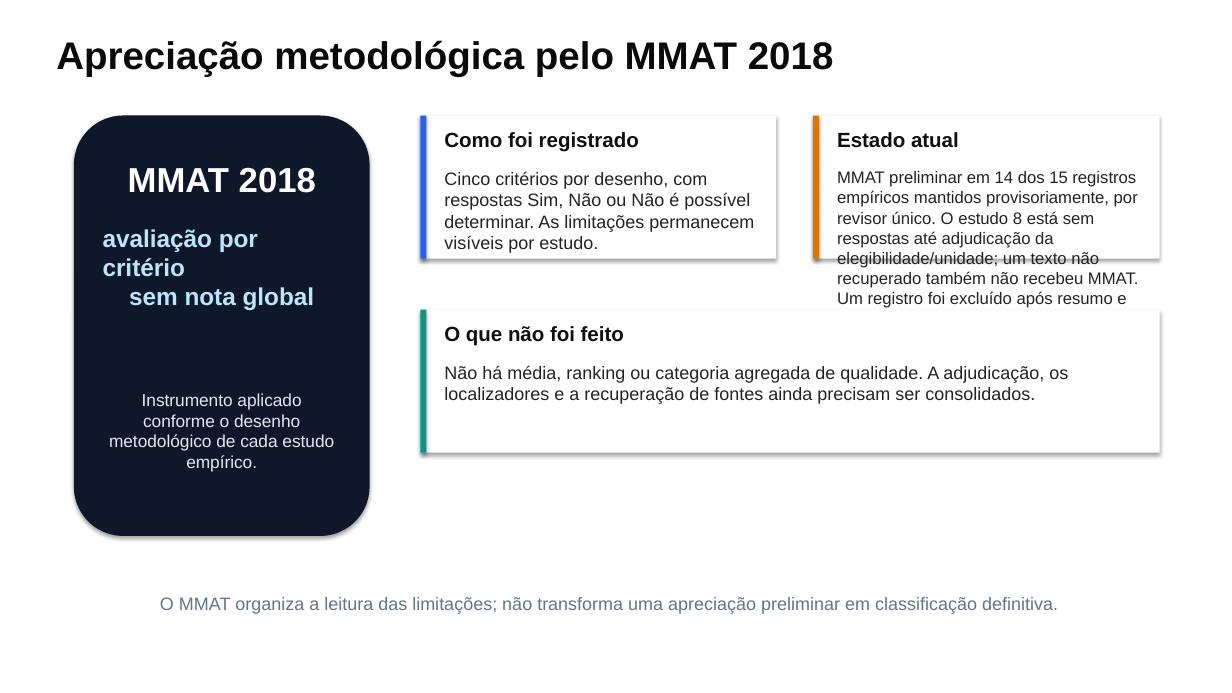
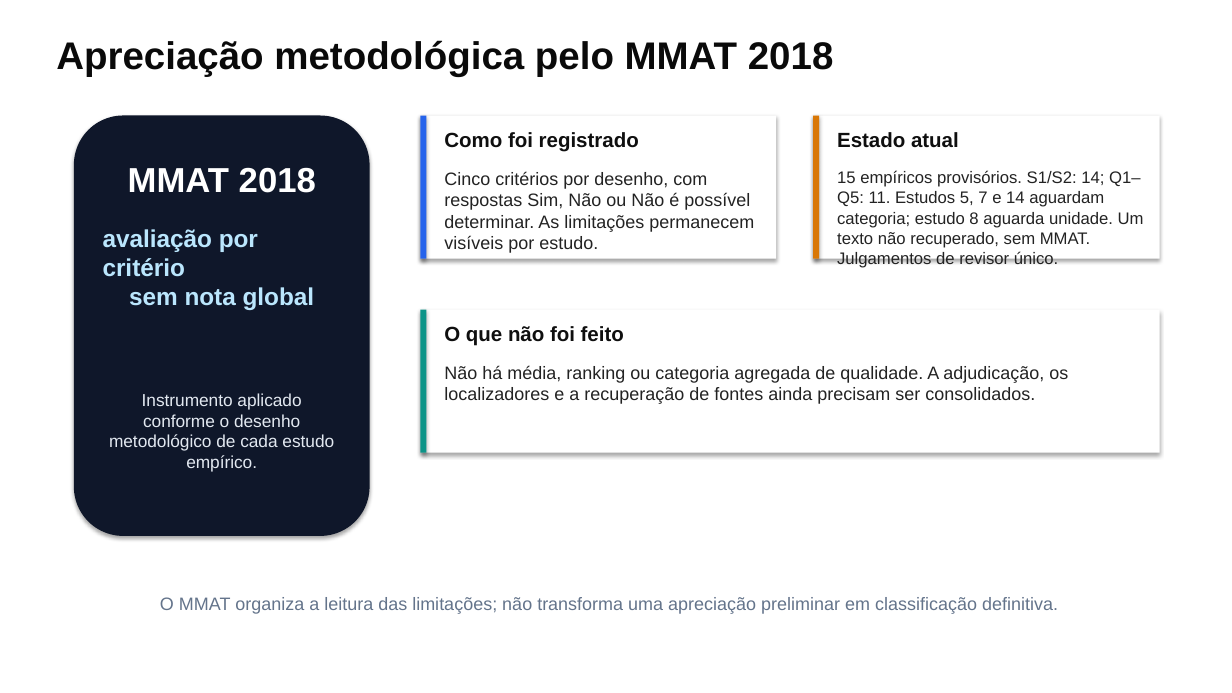
Before and after one commit to thalesfb/ccw, a slide deck: slide 13 of results/tcc/presentation/ensino_personalizado_de_matematica_tcc.pptx. Drawn at 1232x693 pixels with LibreOffice and Linux fonts; fonts in the diff are those of the drawing. Boxes give left, top, right and bottom in pixels: in the first picture for what was removed or moved away, otherwise in the second. Text is boxed around its words. In the diff, an @@ line names an element or a change of style, - is before the commit and + after.

```diff
--- a/results/tcc/presentation/ensino_personalizado_de_matematica_tcc.pptx
+++ b/results/tcc/presentation/ensino_personalizado_de_matematica_tcc.pptx
@@ text at [837, 170, 1144, 264]: text changed @@
-MMAT preliminar em 14 dos 15 registros empíricos mantidos provisoriamente, por revisor único. O estudo 8 está sem respostas até adjudicação da elegibilidade/unidade; um texto não recuperado também não recebeu MMAT. Um registro foi excluído após resumo e um protocolo após texto completo.
+15 empíricos provisórios. S1/S2: 14; Q1–Q5: 11. Estudos 5, 7 e 14 aguardam categoria; estudo 8 aguarda unidade. Um texto não recuperado, sem MMAT. Julgamentos de revisor único.
```
Also in this commit, not shown: 4 other slides changed, 1 other file.
